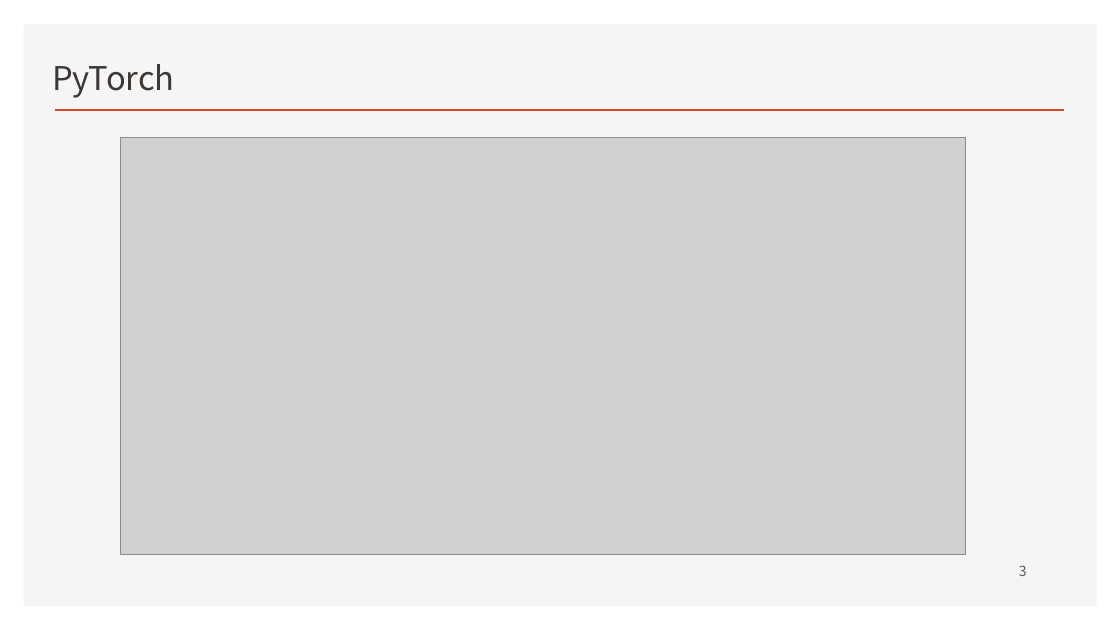
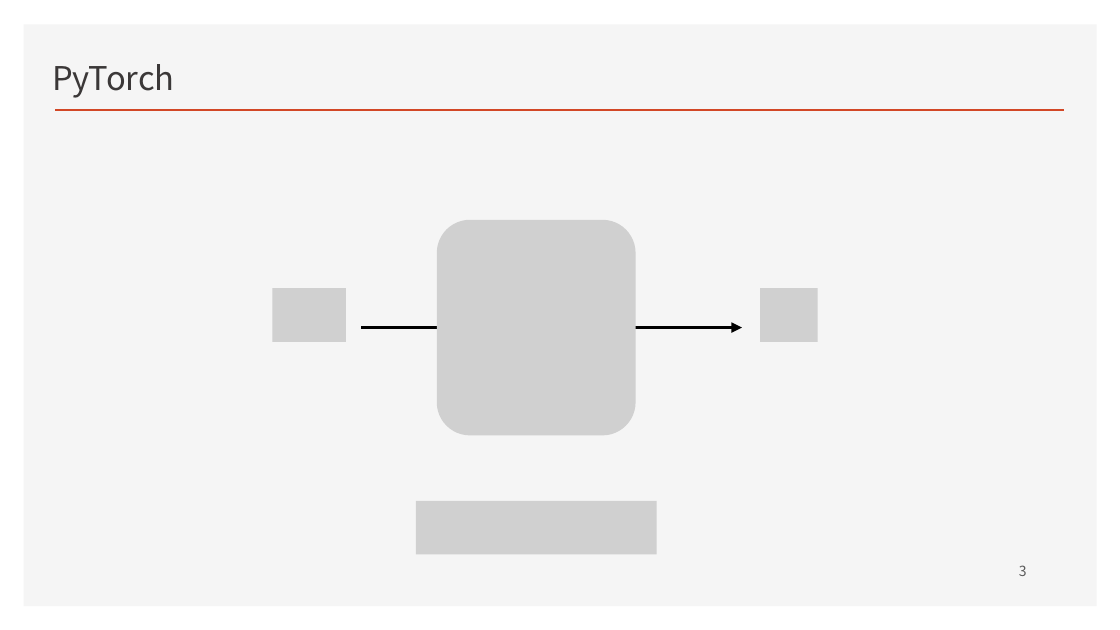
Before and after one commit to ancestor9/2026_Fall_Deep-Learning-with-Python, a slide deck: slide 3 of CNN/CNN.pptx. Drawn at 1120x630 pixels with LibreOffice and Linux fonts; fonts in the diff are those of the drawing; grey boxes stand for pictures; background and template pictures are left out. Boxes give left, top, right and bottom in pixels: in the first picture for what was removed or moved away, otherwise in the second. Text is boxed around its words. In the diff, an @@ line names an element or a change of style, - is before the commit and + after.

```diff
--- a/CNN/CNN.pptx
+++ b/CNN/CNN.pptx
@@ picture removed at [121,137,966,555] @@
@@ picture added at [437,220,636,436] @@
@@ picture added at [272,288,346,342] @@
@@ picture added at [760,288,818,342] @@
@@ arrow added from (361, 328) to (742, 328), #000000 3 pt @@
@@ picture added at [416,501,657,555] @@
```
Also in this commit, not shown: 2 slides added.
